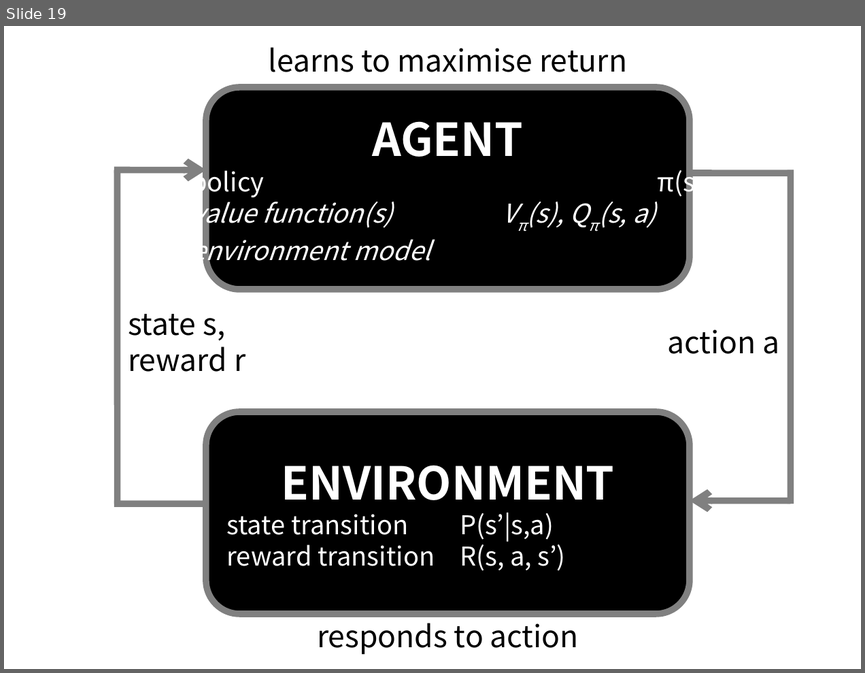
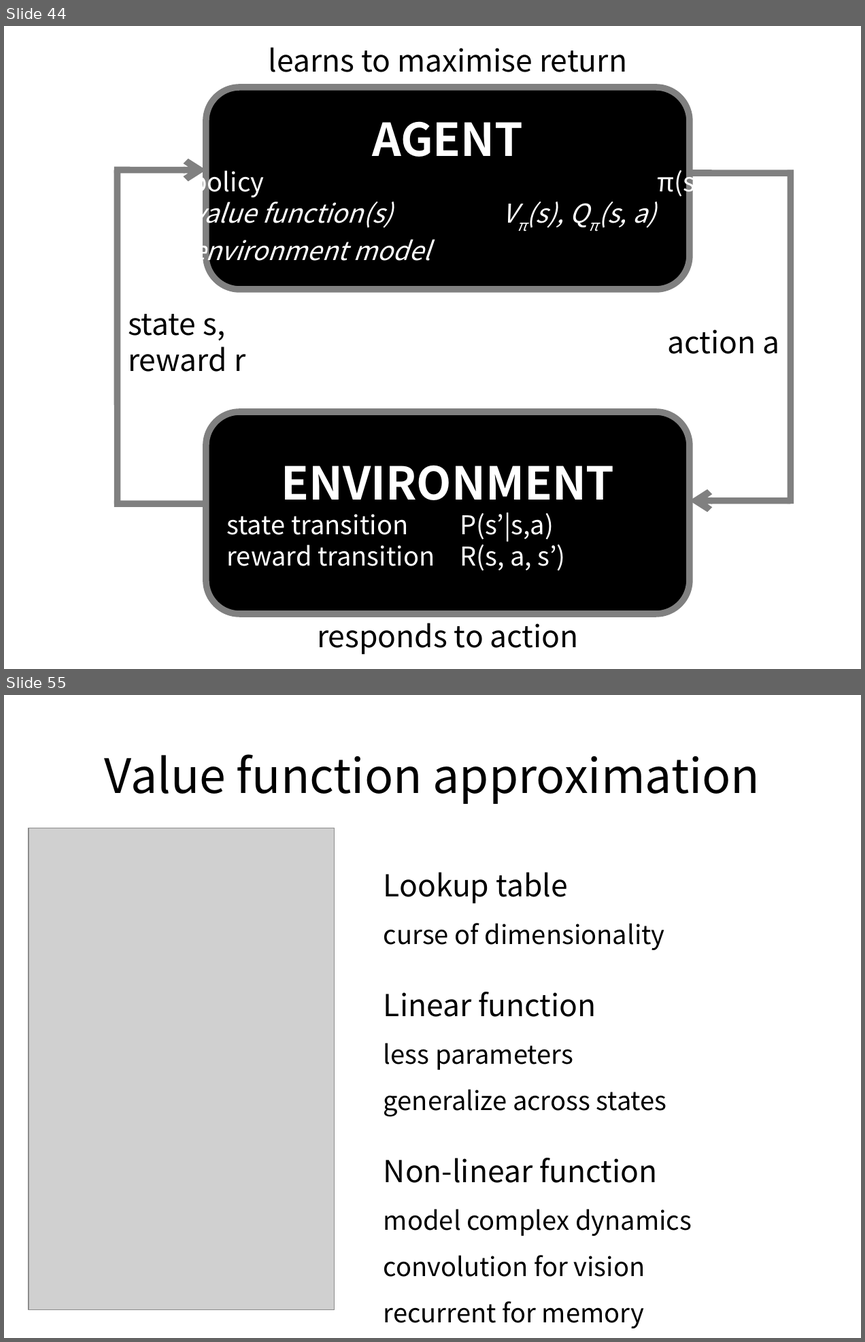
Before and after one commit to ADGEfficiency/dsr-rl, a slide deck: RL_course_v2_DRAFT.pptx. Shown one above the other, each under a label of ours: slide 19 before the commit, slides 44 and 55 after it; the slides between them are not shown. The pictures are 865x673 and 865x1342 pixels, drawn with LibreOffice and Linux fonts; fonts in the diff are those of the drawing; grey boxes stand for pictures. Boxes give left, top, right and bottom in pixels: in the first picture for what was removed or moved away, otherwise in the second. Text is boxed around its words. In the diff, an @@ line names an element or a change of style, - is before the commit and + after.

Commit message:
added Li (2017).  value function methods 90% complete in V2_DRAFT

```diff
--- a/RL_course_v2_DRAFT.pptx
+++ b/RL_course_v2_DRAFT.pptx
@@ slide 55 added at [4, 695, 861, 1338], background #FFFFFF @@
@@ title added at [105, 754, 760, 804], 44 pt, text #000000 @@
+Value function approximation
@@ picture added at [28, 828, 334, 1310] @@
@@ text added at [383, 872, 691, 1328], 24 pt, text #000000 @@
+● Lookup table
+● curse of dimensionality
+● Linear function
+● less parameters
+● generalize across states
+● Non-linear function
+● model complex dynamics
+● convolution for vision
+● recurrent for memory
@@ what was slide 19 is now slide 44 @@
```
Also in this commit, not shown: 12 slides changed, 59 other slides added, 1 slide removed, 2 other files.
